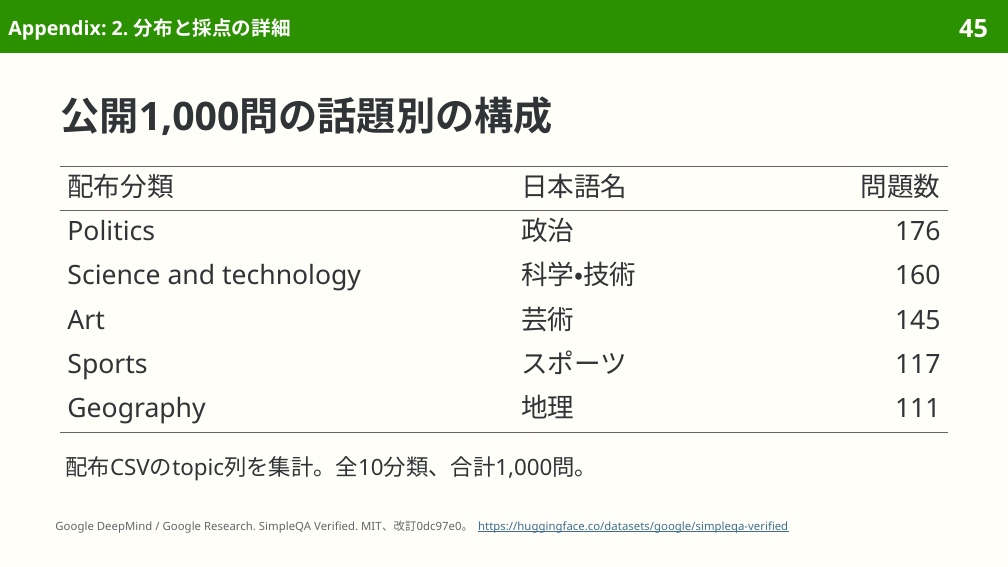
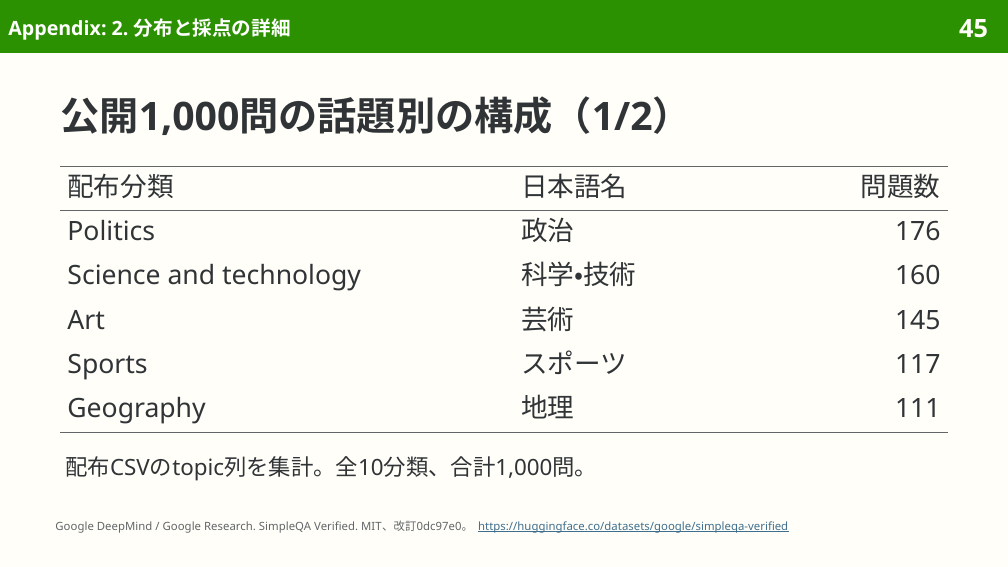
Before and after one commit to sasakiy84/datasets-in-10-minutes, a slide deck: slide 45 of slides/datasets-in-10-minutes-simpleqa-verified.pptx. Drawn at 1008x567 pixels with LibreOffice and Linux fonts; fonts in the diff are those of the drawing. Boxes give left, top, right and bottom in pixels: in the first picture for what was removed or moved away, otherwise in the second. Text is boxed around its words. In the diff, an @@ line names an element or a change of style, - is before the commit and + after.

```diff
--- a/slides/datasets-in-10-minutes-simpleqa-verified.pptx
+++ b/slides/datasets-in-10-minutes-simpleqa-verified.pptx
@@ title at [60, 96, 691, 135]: text changed @@
-公開1,000問の話題別の構成
+公開1,000問の話題別の構成（1/2）
```
Also in this commit, not shown: 13 other slides changed, 7 other files.
